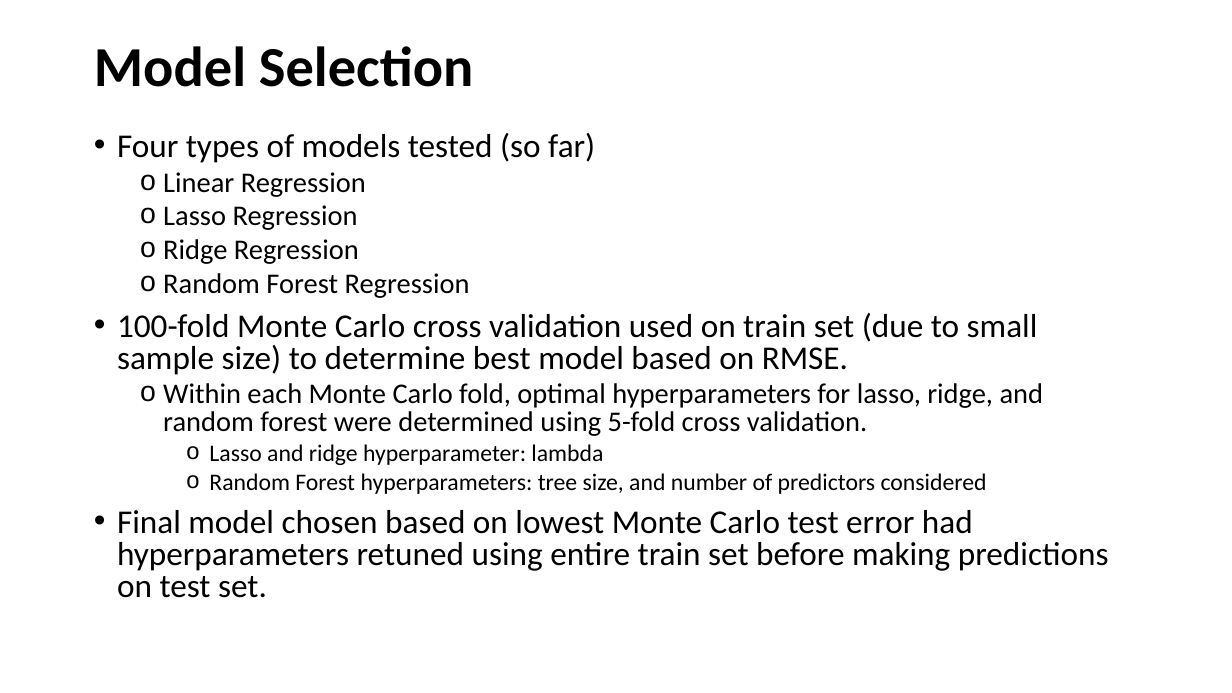
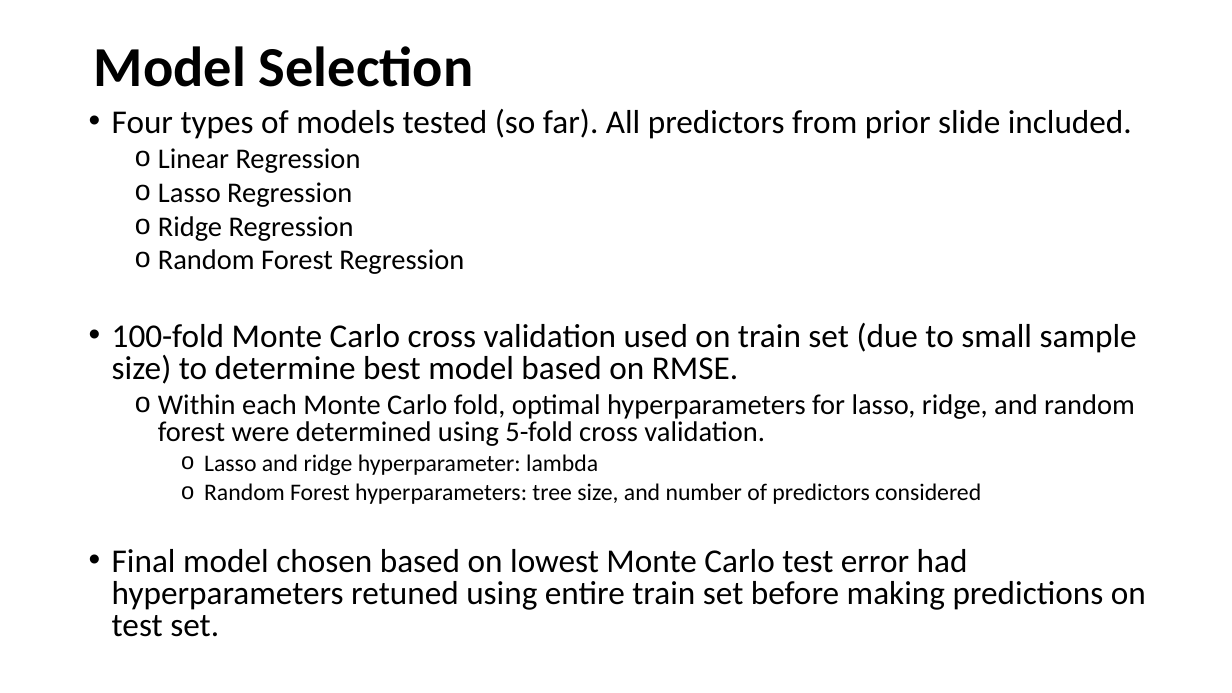
Before and after one commit to kylemjonesislanders/GT-7406-StatisticalLearning, a slide deck: slide 5 of course_project/submissions/project_presentation.pptx. Drawn at 1232x693 pixels with LibreOffice and Linux fonts; fonts in the diff are those of the drawing. Boxes give left, top, right and bottom in pixels: in the first picture for what was removed or moved away, otherwise in the second. Text is boxed around its words. In the diff, an @@ line names an element or a change of style, - is before the commit and + after.

Commit message:
update to ppt presentation

```diff
--- a/course_project/submissions/project_presentation.pptx
+++ b/course_project/submissions/project_presentation.pptx
@@ text "Four types of models tested ...": place and size @@
-text "Four types of models tested ..." at bbox=[117, 133, 1109, 598]
+text "Four types of models tested ..." at bbox=[112, 109, 1146, 637]
@@ text at bbox=[112, 109, 1132, 139]: text changed @@
-• Four types of models tested (so far)
+• Four types of models tested (so far). All predictors from prior slide included.
```
Also in this commit, not shown: 2 other slides changed, 1 slide added, 1 slide removed, 1 other file.
